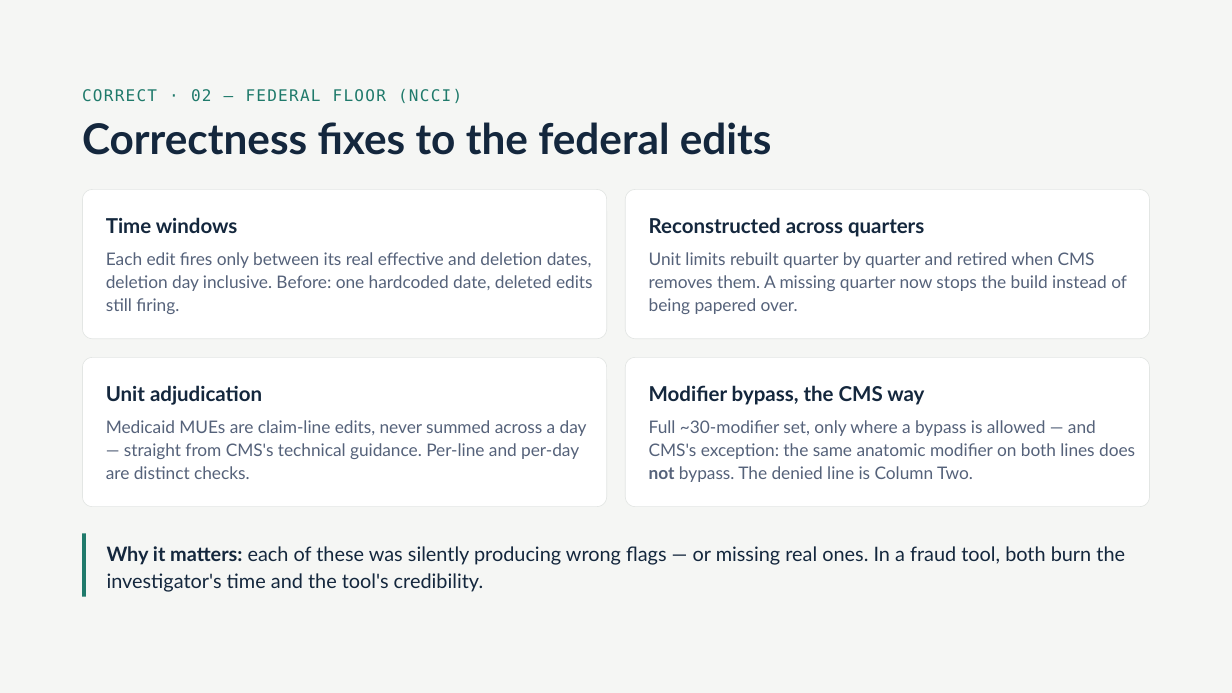
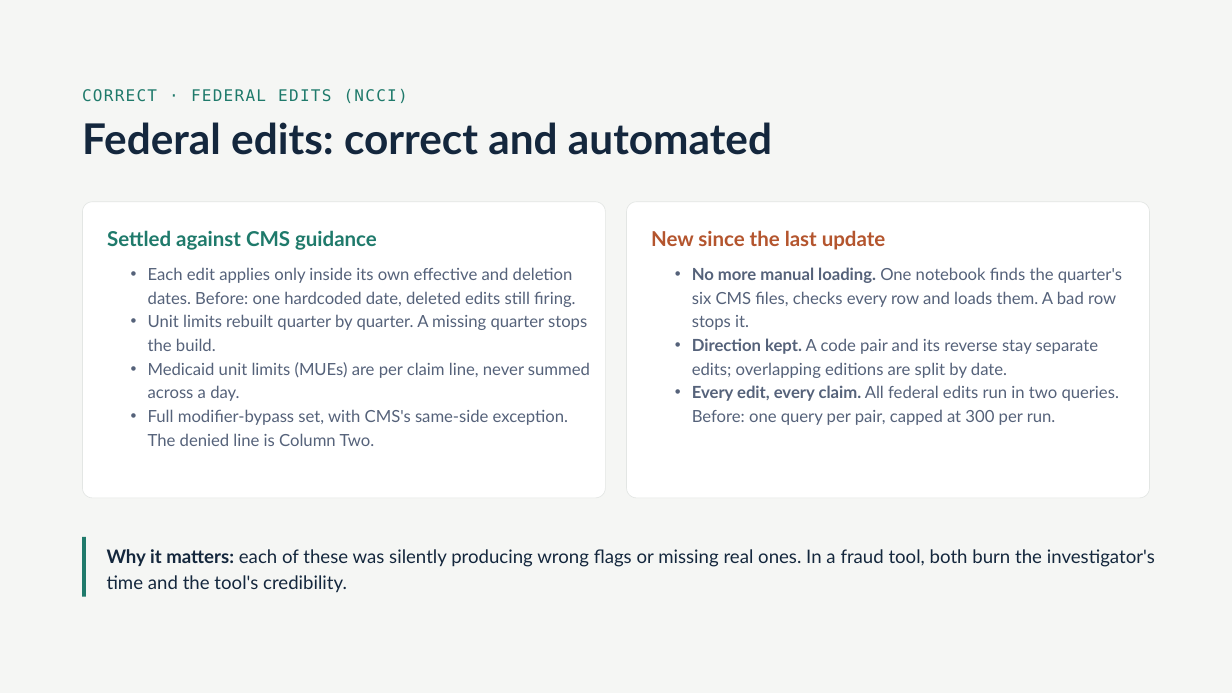
Before and after one commit to Sedozan/policy_intelligence, a slide deck: slide 3 of Knowledge Base MVP.pptx. Drawn at 1232x693 pixels with LibreOffice and Linux fonts; fonts in the diff are those of the drawing. Boxes give left, top, right and bottom in pixels: in the first picture for what was removed or moved away, otherwise in the second. Text is boxed around its words. In the diff, an @@ line names an element or a change of style, - is before the commit and + after.

```diff
--- a/Knowledge Base MVP.pptx
+++ b/Knowledge Base MVP.pptx
@@ text at [82,89,408,103]: text changed @@
-CORRECT · 02 — FEDERAL FLOOR (NCCI)
+CORRECT · FEDERAL EDITS (NCCI)
@@ text at [82,122,772,155]: text changed @@
-Correctness fixes to the federal edits
+Federal edits: correct and automated
@@ rounded rectangle: place and size @@
-rounded rectangle at [82,189,606,339]
+rounded rectangle at [82,201,605,498]
@@ rounded rectangle at [82,201,605,498]: proportions changed @@
@@ rounded rectangle at [627,201,1150,498]: proportions changed @@
@@ rounded rectangle: place and size @@
-rounded rectangle at [626,189,1150,339]
+rounded rectangle at [627,201,1150,498]
@@ text at [107,230,377,250]: text changed; text colour #14273D to #1F7A6B @@
-Time windows
+Settled against CMS guidance
@@ text at [651,230,886,250]: text changed; text colour #14273D to #B4552E @@
-Reconstructed across quarters
+New since the last update
@@ text at [148,267,590,446]: text changed; size 13.5 to 13 pt @@
-Each edit fires only between its real effective and deletion dates, deletion day inclusive. Before: one hardcoded date, deleted edits still firing.
+• Each edit applies only inside its own effective and deletion dates. Before: one hardcoded date, deleted edits still firing.
+• Unit limits rebuilt quarter by quarter. A missing quarter stops the build.
+• Medicaid unit limits (MUEs) are per claim line, never summed across a day.
+• Full modifier-bypass set, with CMS's same-side exception. The denied line is Column Two.
@@ text at [692,267,1122,425]: text changed; size 13.5 to 13 pt @@
-Unit limits rebuilt quarter by quarter and retired when CMS removes them. A missing quarter now stops the build instead of being papered over.
+• No more manual loading. One notebook finds the quarter's six CMS files, checks every row and loads them. A bad row stops it.
+• Direction kept. A code pair and its reverse stay separate edits; overlapping editions are split by date.
+• Every edit, every claim. All federal edits run in two queries. Before: one query per pair, capped at 300 per run.
@@ rounded rectangle removed at [82,358,606,507] @@
@@ rounded rectangle removed at [626,358,1150,507] @@
@@ text removed at [106,385,262,405] @@
-Unit adjudication
@@ text removed at [649,385,924,405] @@
-Modifier bypass, the CMS way
@@ text removed at [106,420,587,479] @@
-Medicaid MUEs are claim-line edits, never summed across a day — straight from CMS's technical guidance. Per-line and per-day are distinct checks.
@@ text removed at [649,420,1135,482] @@
-Full ~30-modifier set, only where a bypass is allowed — and CMS's exception: the same anatomic modifier on both lines does not bypass. The denied line is Column Two.
@@ line moved from (84, 533) - (84, 597) to (84, 537) - (84, 597) @@
@@ text at [107,549,1155,593]: text changed; size 15.5 to 14.5 pt @@
-Why it matters: each of these was silently producing wrong flags — or missing real ones. In a fraud tool, both burn the investigator's time and the tool's credibility.
+Why it matters: each of these was silently producing wrong flags or missing real ones. In a fraud tool, both burn the investigator's time and the tool's credibility.
```
Also in this commit, not shown: 3 other slides changed, 7 slides added, 14 slides removed.
